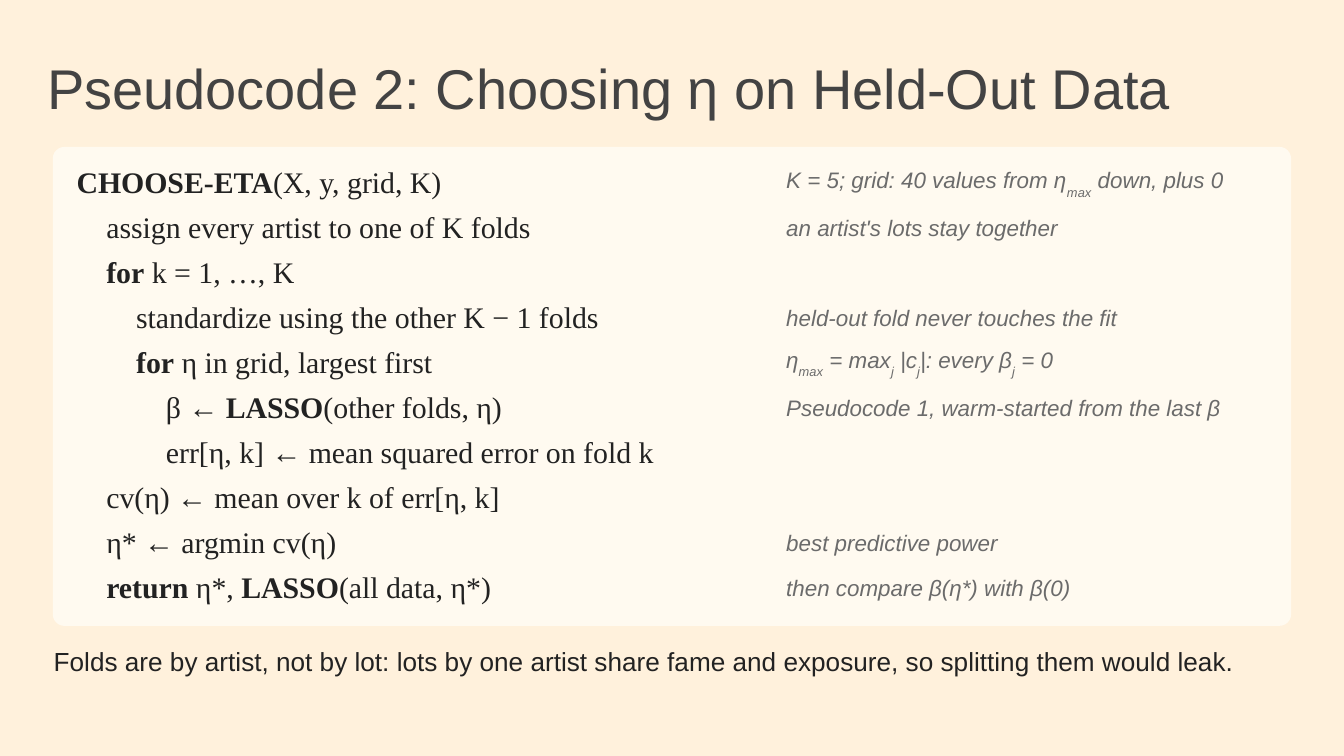
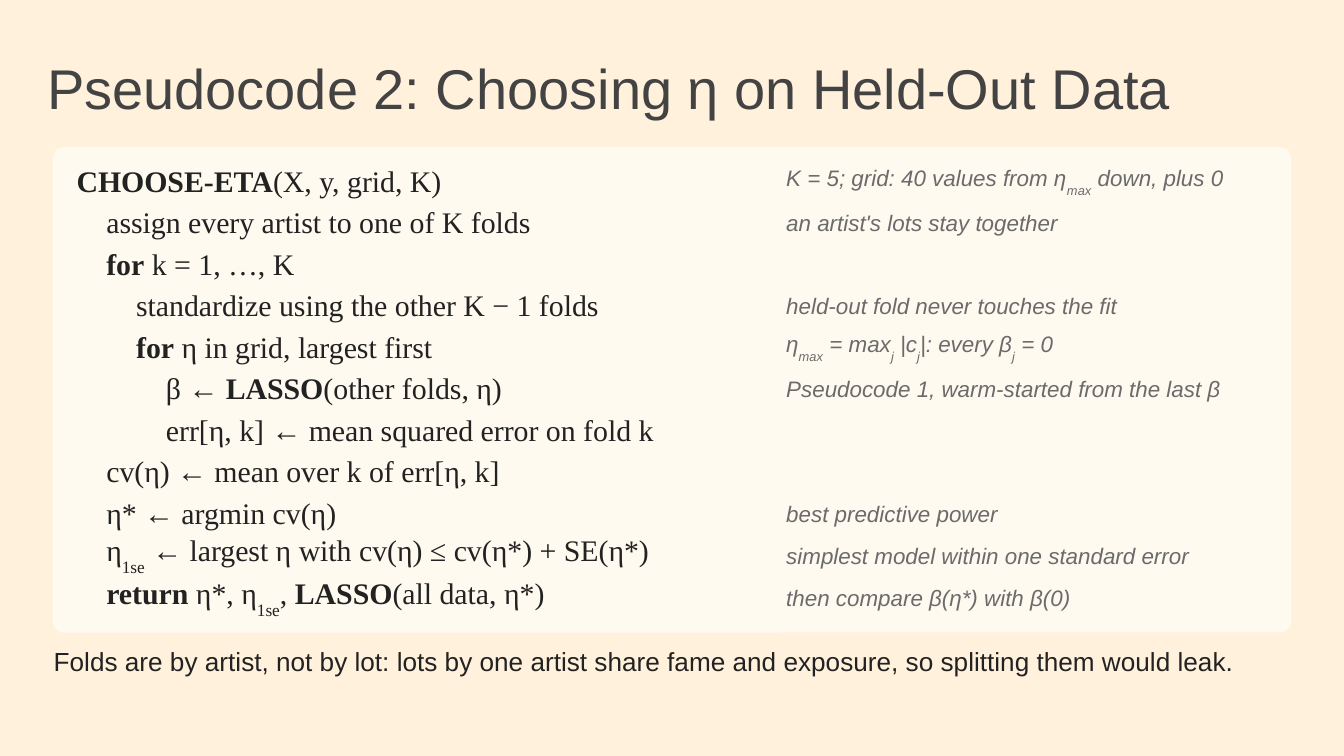
Before and after one commit to concordis-hq/Columbia, a slide deck: slide 6 of apma-lasso/lasso_section3_slides.pptx. Drawn at 1344x756 pixels with LibreOffice and Linux fonts; fonts in the diff are those of the drawing. Boxes give left, top, right and bottom in pixels: in the first picture for what was removed or moved away, otherwise in the second. Text is boxed around its words. In the diff, an @@ line names an element or a change of style, - is before the commit and + after.

```diff
--- a/apma-lasso/lasso_section3_slides.pptx
+++ b/apma-lasso/lasso_section3_slides.pptx
@@ rounded rectangle: place and size @@
-rounded rectangle at [54,148,1290,625]
+rounded rectangle at [54,148,1290,632]
@@ rounded rectangle at [54,148,1290,632]: proportions changed @@
@@ table at [60,161,1284,620] @@
-row 10: return η*, LASSO(all data, η*) | then compare β(η*) with β(0)
+row 10: η1se ← largest η with cv(η) ≤ cv(η*) + SE(η*) | simplest model within one standard error
+row 11: return η*, η1se, LASSO(all data, η*) | then compare β(η*) with β(0)
```
Also in this commit, not shown: 2 other files.
